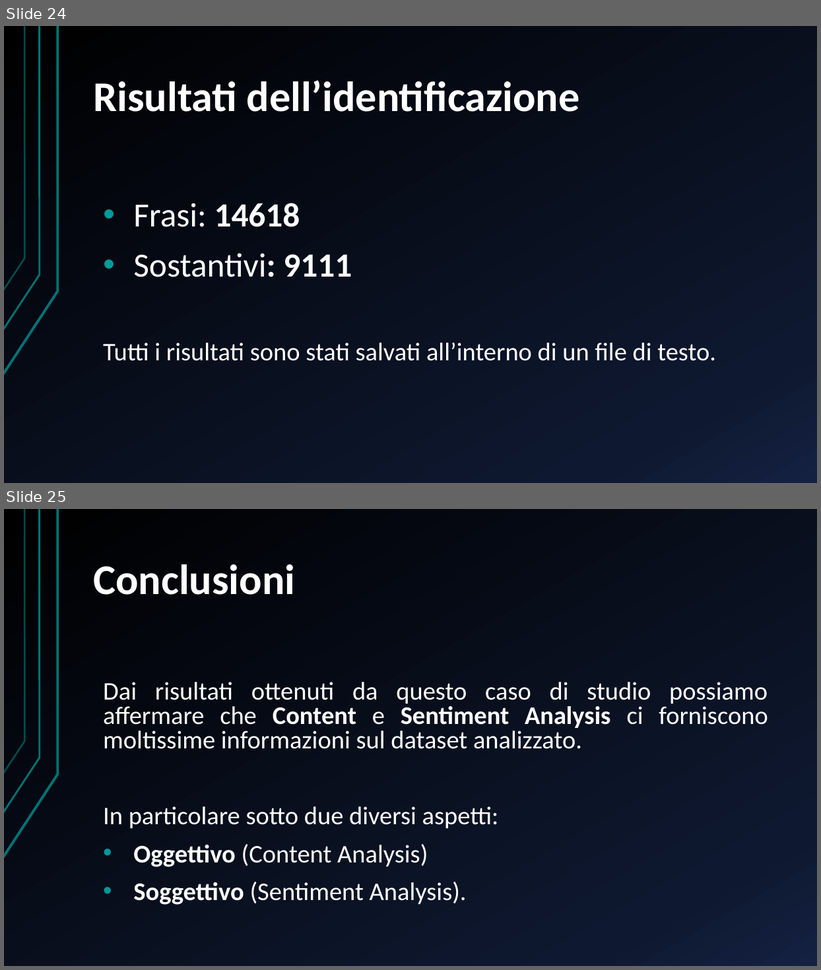
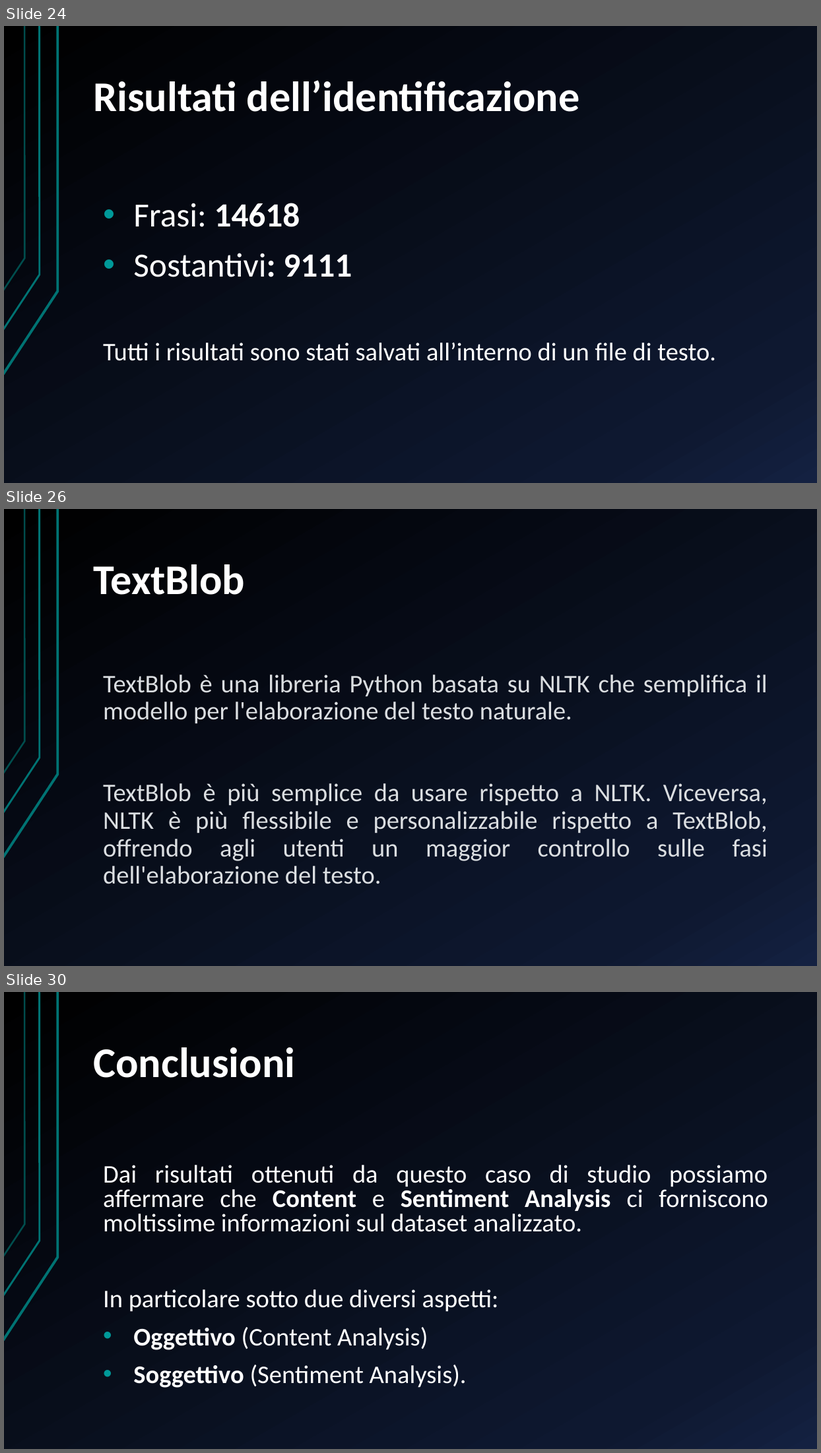
Before and after one commit to DanieleCampopiano/Semantic-Intelligence, a slide deck: Presentazione/Presentazione Progetto.pptx. Shown one above the other, each under a label of ours: slides 24 and 25 before the commit, slides 24, 26 and 30 after it; the slides between them are not shown. The pictures are 821x970 and 821x1453 pixels, drawn with LibreOffice and Linux fonts; fonts in the diff are those of the drawing. Boxes give left, top, right and bottom in pixels: in the first picture for what was removed or moved away, otherwise in the second. Text is boxed around its words. In the diff, an @@ line names an element or a change of style, - is before the commit and + after.

```diff
--- a/Presentazione/Presentazione Progetto.pptx
+++ b/Presentazione/Presentazione Progetto.pptx
@@ slide 26 added at (4,509,817,966), background gradient #000000 to #0F1931 to #142242; not listed: 3 template elements that a slide beside it also shows @@
@@ title added at (94,564,246,595), 50 pt, text #FFFFFF, bold @@
+TextBlob
@@ text added at (103,675,768,885), 30 pt, text #DBDEE1 @@
+TextBlob è una libreria Python basata su NLTK che semplifica il modello per l'elaborazione del testo naturale.
+TextBlob è più semplice da usare rispetto a NLTK. Viceversa, NLTK è più flessibile e personalizzabile rispetto a TextBlob, offrendo agli utenti un maggior controllo sulle fasi dell'elaborazione del testo.
@@ what was slide 25 is now slide 30 @@
```
Also in this commit, not shown: 1 slide changed, 4 other slides added, 5 other files.
